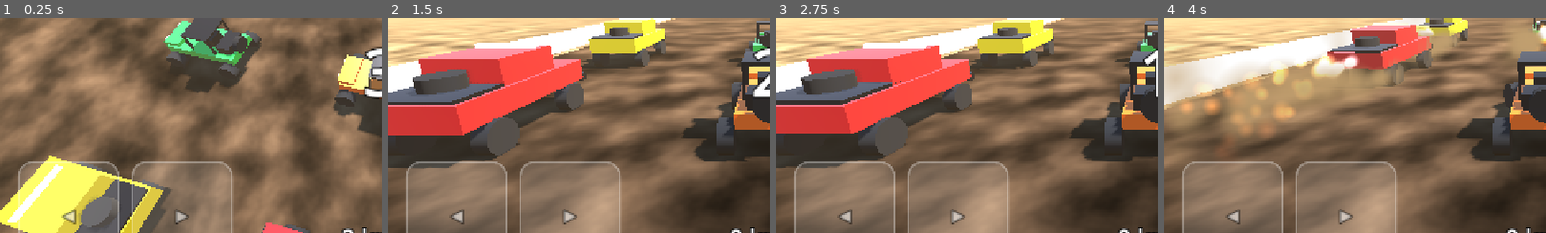
Above: before the commit, frames 1-4 (left to right).
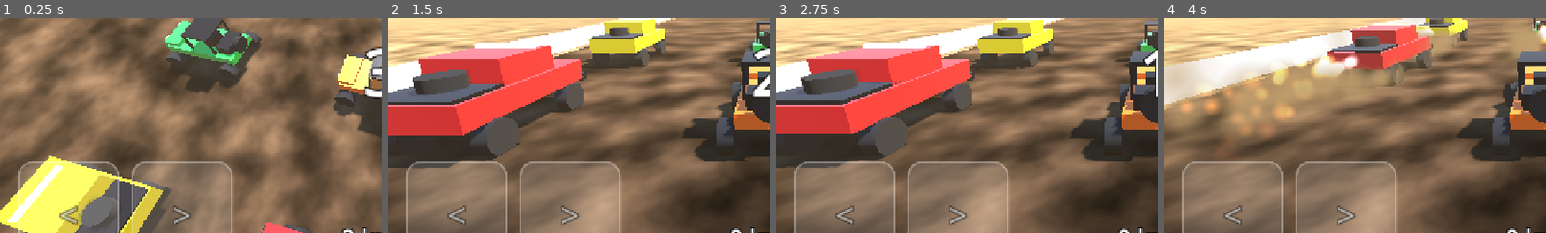
Above: after the commit, the same moments.

Repository: ran1979/offroad
Game: Godot game, scene res://scenes/tracks/offroad_track.tscn
Same seed, same stepped clock (60 frames per second), same inputs: the game is played once before the commit and once after it. This scene is started directly instead of the project's main scene.
Inputs (mouse positions are % of the whole screen's width and height, from its top left):
- Up to frame 1 (0.25 s): no input
- Up to frame 2 (1.5 s): move the mouse to (72, 45) at 0.52 s; hold Right (steer_right) 0.53-1.25 s; hold Space (nitro) 0.53-1.25 s; click (72, 45) at 0.67 s; drag from (30, 55) to (45, 70) at 1.27 s
- Up to frame 3 (2.75 s): move the mouse to (60, 28) at 2.02 s; hold Right (steer_right) from 2.03 s (still down); hold Space (nitro) from 2.03 s (still down)
- Up to frame 4 (4 s): release Right (steer_right) at 2.75 s; release Space (nitro) at 2.75 s; tap Enter at 2.75 s; drag from (45, 70) to (20, 35) at 2.77 s; move the mouse to (80, 65) at 3.52 s; hold Left (steer_left) from 3.53 s (still down); hold Space (nitro) from 3.53 s (still down)
The pictures show only the part of the screen within x 0-50%, y 38-88%; the shares and areas given below are measured in that part.

The runs differ from the first frame. In frame 1, 0.5% of the frame differs, in the area x 15-50%, y 87-97%; in frame 2, 0.4%; in frame 3, 0.4%; in frame 4, 0.4%.

Commit message:
Fix silent web audio and touch arrow glyphs
Web exports default to Sample playback, which starts every sound with
loop=false (1 s engine/nitro/skid loops played once, music once) and
ignores pitch changes. Use Stream playback on web instead.
Replace the arrow glyphs on the steer pads; the default web font lacks them.

Co-Authored-By: Claude Opus 5.5 <noreply@anthropic.com>

Diff:
--- a/project.godot
+++ b/project.godot
@@ -7,6 +7,11 @@
 run/main_scene="res://scenes/ui/car_select.tscn"
 config/features=PackedStringArray("4.7", "Mobile")
 config/quit_on_go_back=false
+
+[audio]
+
+; Web defaults to "Sample" playback, which drops our loops and pitch changes.
+general/default_playback_type.web=0
 
 [autoload]
 
--- a/scenes/ui/touch_controls.tscn
+++ b/scenes/ui/touch_controls.tscn
@@ -67,7 +67,8 @@
 offset_top = 0
 offset_right = 0
 offset_bottom = 0
-text = "◀"
+text = "<"
+theme_override_font_sizes/font_size = 56
 horizontal_alignment = 1
 vertical_alignment = 1
 
@@ -95,7 +96,8 @@
 offset_top = 0
 offset_right = 0
 offset_bottom = 0
-text = "▶"
+text = ">"
+theme_override_font_sizes/font_size = 56
 horizontal_alignment = 1
 vertical_alignment = 1
 
